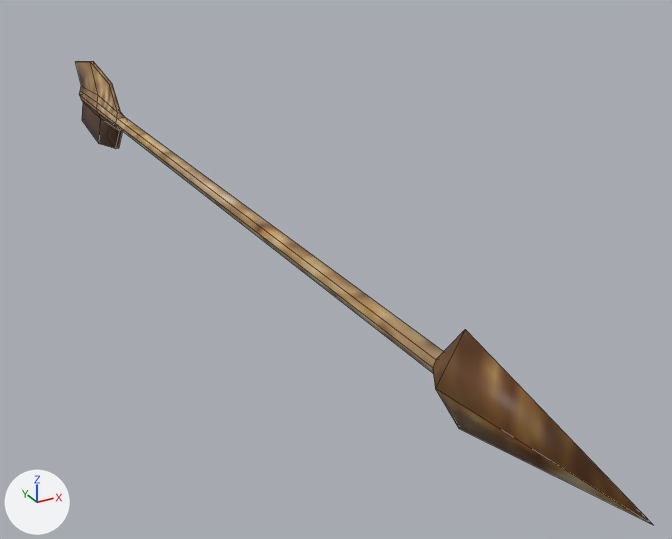
What one commit did to the FBX model KazgarsRevenge/KazgarsRevenge/KazgarsRevengeContent/Models/Projectiles/arrow.fbx.
Before and after are seen from a camera (50 mm lens) standing at (-0.00626, -0.02544, 0.00595) and looking at (0.00155, -0.01123, -0.00116). Arrows for +X, +Y and +Z are at lower left; the lights stay in place. Mesh edges are drawn as thin lines. Where no turn or scale is listed for an object, it has been applied to the vertices.

The scene before the commit, as lines of its bpy script (objects in view):
```python
me_arrow01 = bpy.data.meshes.new('arrow01')
me_arrow01.from_pydata(...)  # 53 vertices, 56 faces; spans x -0.0004..0.0004, y -0.0205..0.0009, z -0.0011..0.0011
me_arrow01.materials.append(mat_sword01__sword_png)  # picture img_sword_png
ob_arrow01 = bpy.data.objects.new('arrow01', me_arrow01)
ob_arrow01.location = (0.0, 0.0, 0.0)
```
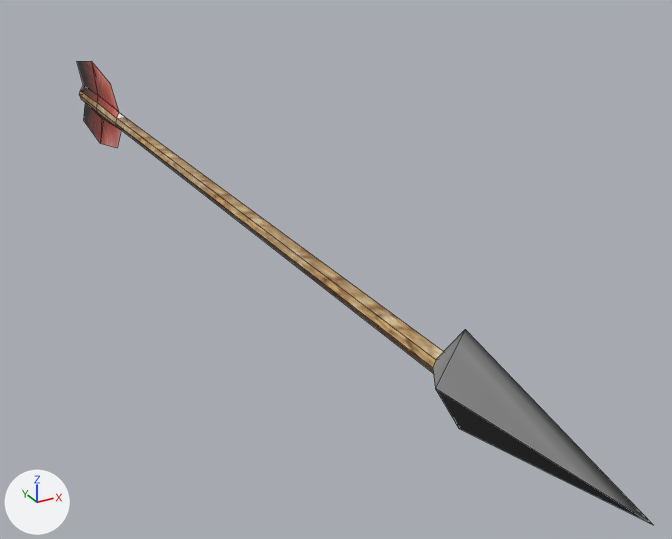
Location of each change, (x1, y1, x2, y2) in pixels of the pictures (672 x 539 px):
'arrow01', reshaped
    before: (76, 61, 653, 525)
    after: (77, 61, 653, 525)
part 1 of me_arrow01, cut back
    before: (76, 61, 125, 149)
    after: (77, 61, 125, 142)
part 2 of me_arrow01, surface changed (brown to grey)
    both: (97, 92, 649, 523)

The change, as a diff of the scene's bpy script:
```diff
--- a/KazgarsRevenge/KazgarsRevenge/KazgarsRevengeContent/Models/Projectiles/arrow.fbx.py
+++ b/KazgarsRevenge/KazgarsRevenge/KazgarsRevengeContent/Models/Projectiles/arrow.fbx.py
@@ me_arrow01 @@
 # used by ob_arrow01; location = (0.0, 0.0, 0.0)
-me_arrow01.from_pydata(...)  # 53 vertices, 56 faces; spans x -0.0004..0.0004, y -0.0205..0.0009, z -0.0011..0.0011
+me_arrow01.from_pydata(...)  # 43 vertices, 48 faces; spans x -0.0004..0.0004, y -0.0205..0.0009, z -0.0011..0.0011
+# me_arrow01 part 1
+# 10 vertices are removed from x 0.0, y -0.0029..0.0009, z -0.0011..0.0011
+# 22 faces are deleted
+# 14 new faces join them
+# me_arrow01 part 2: 22 kept faces spanning x -0.0004..0.0004, y -0.0205..0.0005, z -0.0011..0.0011 get new texture (UV) coordinates
+# me_arrow01 part 3: the surface is now shaded flat
 me_arrow01.materials.append(mat_sword01__sword_png)
```
